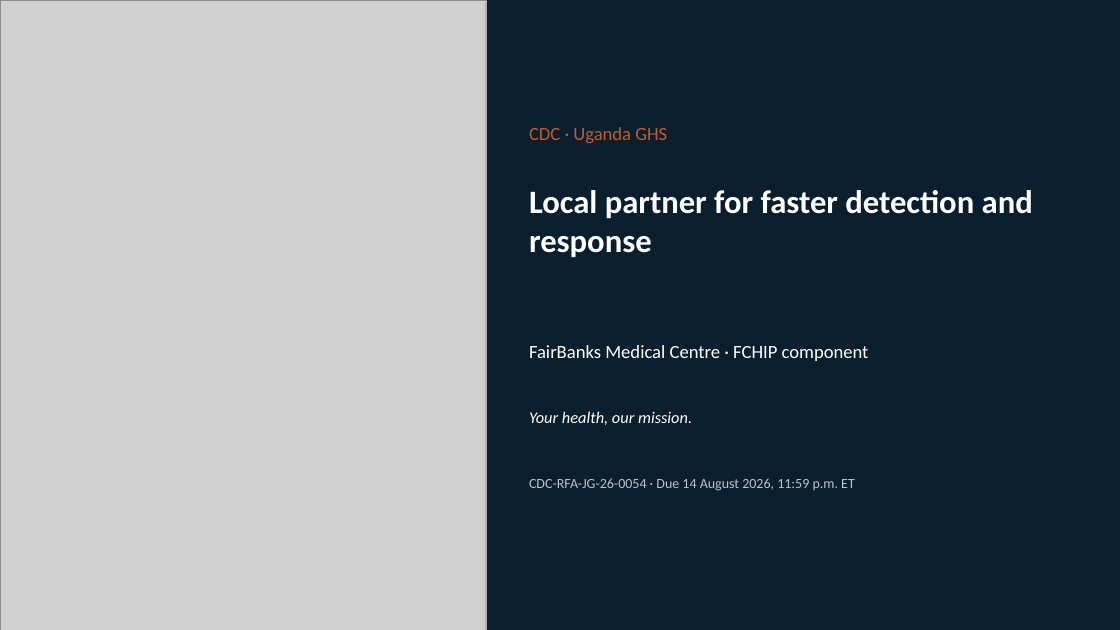
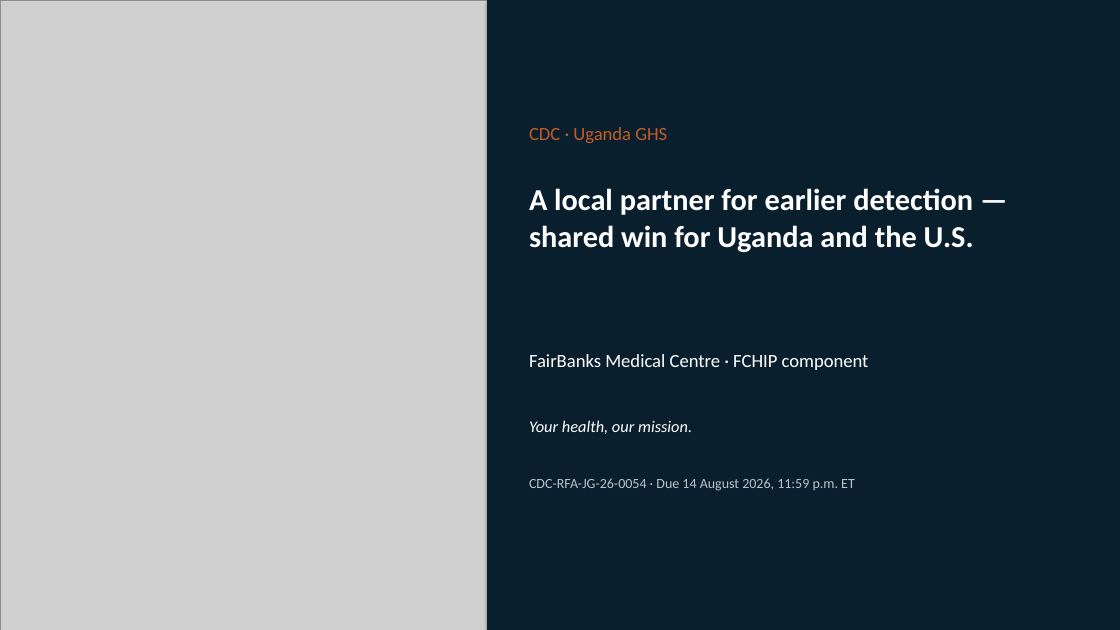
Before and after one commit to WASSWA2624/fairbanks, a slide deck: slide 1 of applications/cdc-uganda-ghs/documents/cdc-uganda-ghs_ppt.pptx. Drawn at 1120x630 pixels with LibreOffice and Linux fonts; fonts in the diff are those of the drawing; grey boxes stand for pictures; background and template pictures are left out; a plain dark background stands for a picture behind light text. Boxes give left, top, right and bottom in pixels: in the first picture for what was removed or moved away, otherwise in the second. Text is boxed around its words. In the diff, an @@ line names an element or a change of style, - is before the commit and + after.

Commit message:
Update application answers and documentation for CDC-RFA-JG-26-0054. Enhanced project narrative pack with new titles, critical details, and shared win sections. Improved clarity on funding and local partner preferences. Updated links and added NSSF number for compliance. Refined project abstract to emphasize Uganda's health security needs and FairBanks' role in addressing them.

```diff
--- a/applications/cdc-uganda-ghs/documents/cdc-uganda-ghs_ppt.pptx
+++ b/applications/cdc-uganda-ghs/documents/cdc-uganda-ghs_ppt.pptx
@@ text at [529,188,974,252]: text changed; size 28 to 26 pt @@
-Local partner for faster detection and response
+A local partner for earlier detection — shared win for Uganda and the U.S.
@@ text "FairBanks Medical Centre · FCHIP ...": place and size @@
-text "FairBanks Medical Centre · FCHIP ..." at [529,345,869,361]
+text "FairBanks Medical Centre · FCHIP ..." at [529,354,869,370]
@@ text "Your health, our mission.": place and size @@
-text "Your health, our mission." at [529,411,692,425]
+text "Your health, our mission." at [529,420,692,434]
```
Also in this commit, not shown: 9 other slides changed, 2 slides added, 5 other files.
